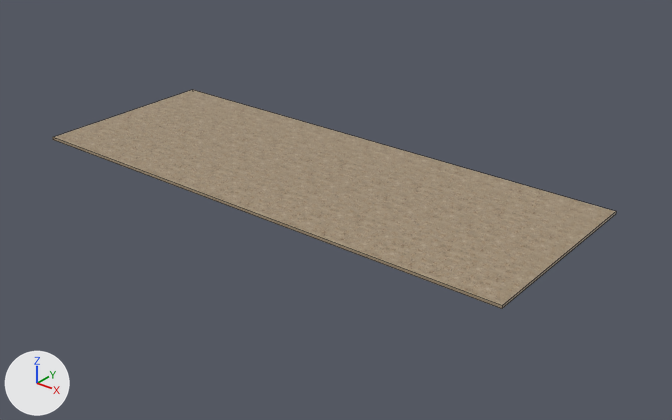
The Blender file Home.blend, before and after one commit.
Rendered twice from a 50 mm camera at (38.7, -45.4, 26.0) aimed at (3.2, -1.0, -1.6). Lighting does not change. The marker at lower left points along +X, +Y and +Z. Mesh edges are drawn as thin lines.

In view in the first picture: 'Floor'.
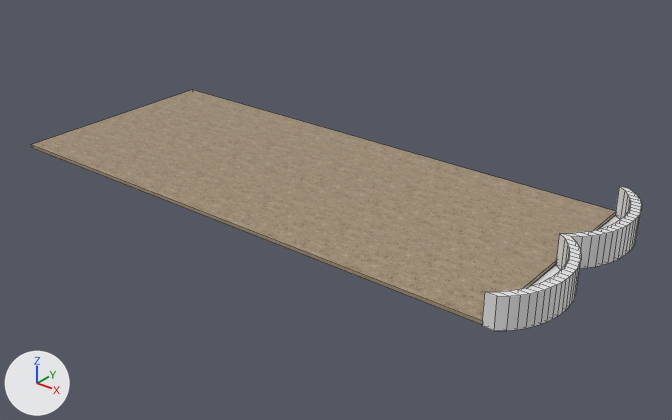
The newer file is also rescaled (x0.881), turned or shifted as a whole; pictures and numbers use the older file's frame.

Where the change shows, as pixel boxes (x1, y1, x2, y2) in the pictures (672 x 420 px):
'Floor', moved, rescaled (7% taller): before (53, 90, 616, 309); after (31, 90, 616, 325)
'Railings', added: after (482, 186, 642, 331)

Diff of the bpy script that builds the scene:
```diff
--- a/Home.blend.py
+++ b/Home.blend.py
@@ mat_material_001 @@
+mat_material_001 = principled_material('Material.001')
+mat_material_001.base_color = (0.8, 0.8, 0.8)  # white #e7e7e7
@@ me_cube_001 @@
+me_cube_001.from_pydata(...)  # 168 vertices, 166 faces; spans x -3.0..1.0, y 3.31..11.12, z -1.0..1.0
+me_cube_001.materials.append(mat_material_001)  # white #e7e7e7
@@ ob_floor @@
 ob_floor = bpy.data.objects.new('Floor', me_cube)
-ob_floor.location = (0.0, 0.0, 0.0)
-ob_floor.scale = (19.3, 7.24, 0.1)
+ob_floor.location = (0.0, -0.98, -0.01)
+ob_floor.scale = (19.3, 8.22, 0.113)
@@ ob_railings @@
+ob_railings = bpy.data.objects.new('Railings', me_cube_001)
+ob_railings.location = (18.22, -5.14, 0.86)
+ob_railings.rotation_euler = (0.0, 0.0, -1.571)  # degrees (0, 0, -90)
+ob_railings.scale = (4.11, 0.34, 1.02)
```
